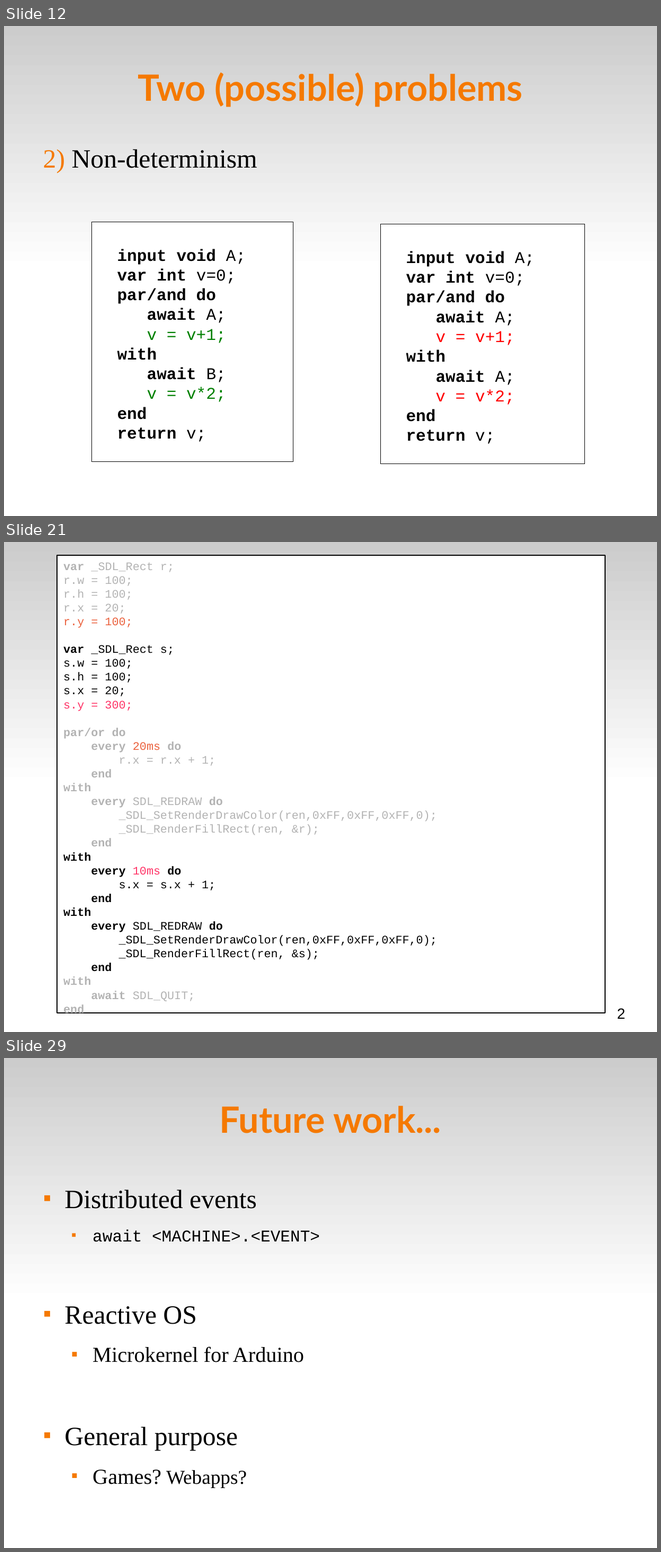
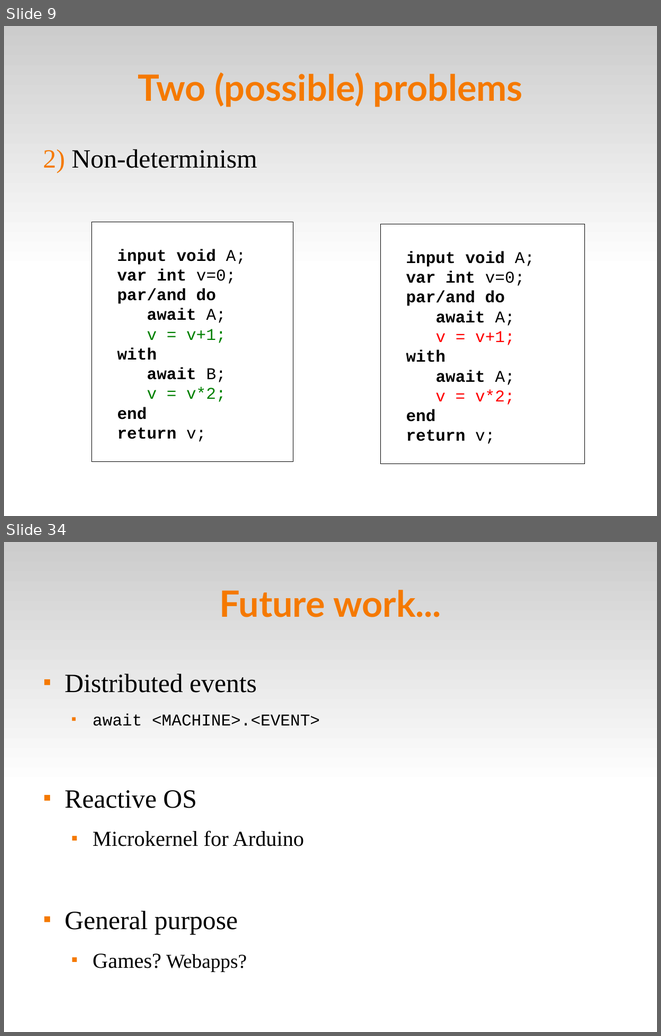
Before and after one commit to fsantanna-no/ceu-docs, a slide deck: ceu_seminarios.odp. Shown one above the other, each under a label of ours: slides 12, 21 and 29 before the commit, slides 9 and 34 after it; the slides between them are not shown. The pictures are 661x1552 and 661x1036 pixels, drawn with LibreOffice and Linux fonts; fonts in the diff are those of the drawing. Boxes give left, top, right and bottom in pixels: in the first picture for what was removed or moved away, otherwise in the second. Text is boxed around its words. In the diff, an @@ line names an element or a change of style, - is before the commit and + after.

```diff
--- a/ceu_seminarios.odp
+++ b/ceu_seminarios.odp
@@ slide 21 removed at <box>4,542,657,1032</box>, background #FFFFFF; not listed: 1 template element that a slide beside it also shows @@
@@ rectangle removed at <box>58,555,606,1013</box> @@
-var _SDL_Rect r;
-r.w = 100;
-r.h = 100;
-r.x = 20;
-r.y = 100;
-var _SDL_Rect s;
-s.w = 100;
-s.h = 100;
-s.x = 20;
-s.y = 300;
-par/or do
-every 20ms do
-r.x = r.x + 1;
-end
-with
-every SDL_REDRAW do
-_SDL_SetRenderDrawColor(ren,0xFF,0xFF,0xFF,0);
-_SDL_RenderFillRect(ren, &r);
-end
-with
-every 10ms do
-s.x = s.x + 1;
-end
-with
-every SDL_REDRAW do
-_SDL_SetRenderDrawColor(ren,0xFF,0xFF,0xFF,0);
-_SDL_RenderFillRect(ren, &s);
-end
-with
-await SDL_QUIT;
-end
@@ text removed at <box>617,1008,626,1018</box> @@
-2
@@ what was slide 12 is now slide 9 @@
@@ what was slide 29 is now slide 34 @@
```
Also in this commit, not shown: 5 slides changed, 46 slides added, 15 other slides removed, 1 other file.
